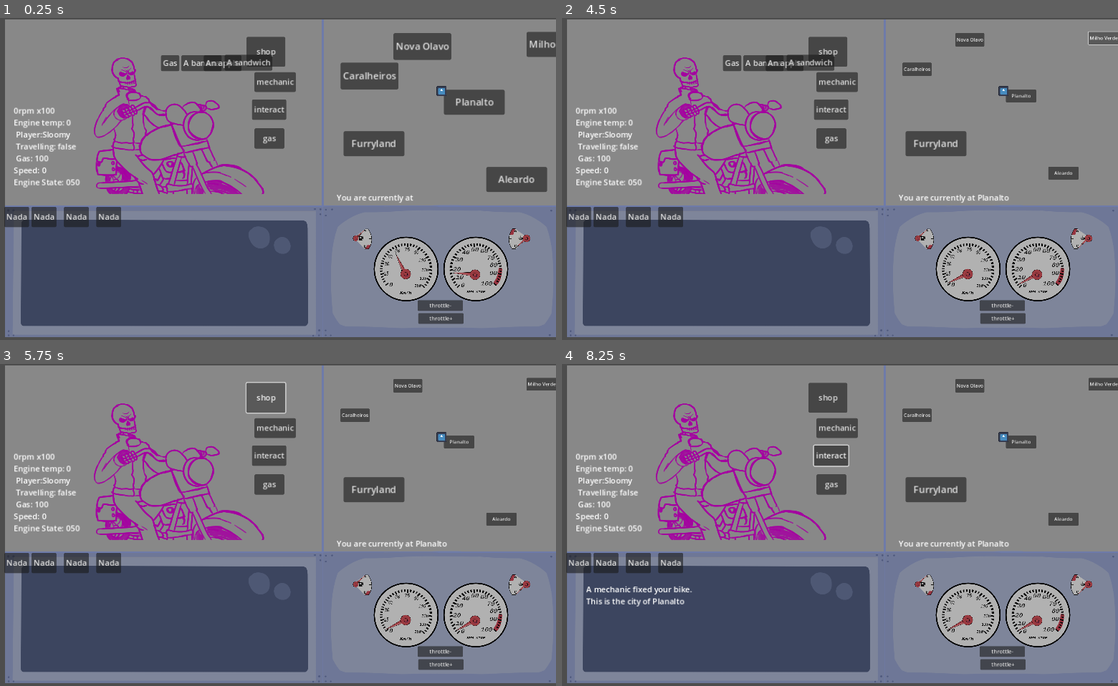
Above: before the commit, frames 1-4 (two rows, left to right).
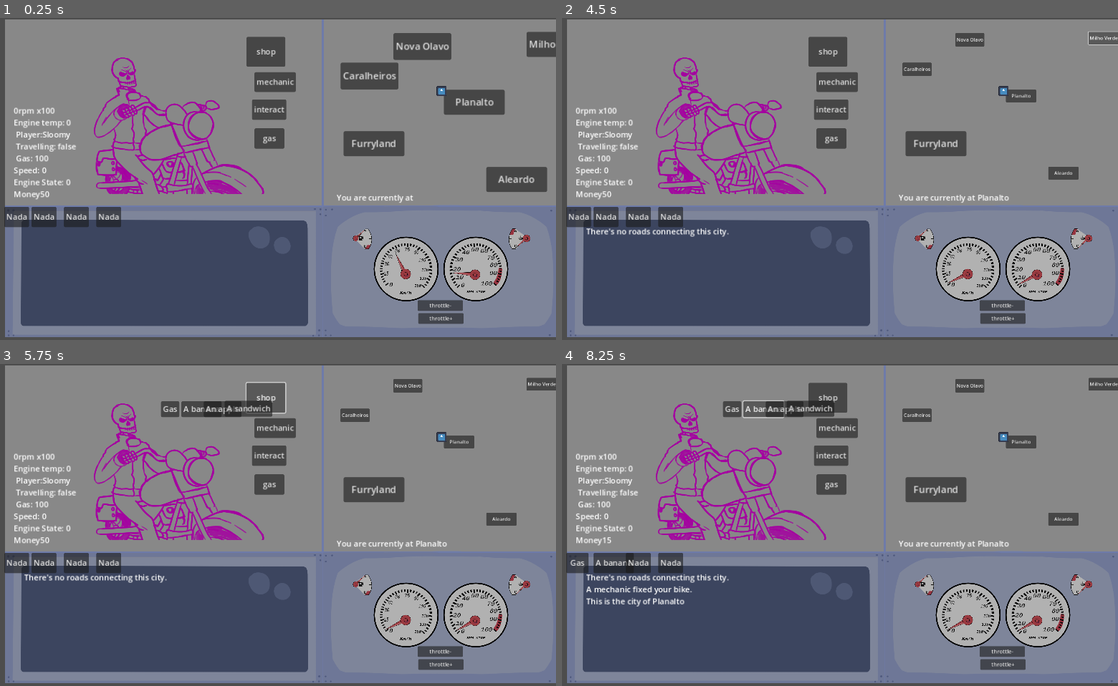
Above: after the commit, the same moments.

Repository: sloomy-chan/road-trip
Game: Godot game, scene res://Cenas/main.tscn
The game is run twice, just before and just after one commit, with the same random seed, the same clock (stepped at 60 frames per second) and the same inputs. The engine's default icon, where the game draws it, is replaced by a stand-in: a white triangle on a blue panel in a dark square.
Inputs (mouse positions are in pixels of both pictures, inside the frame that each line leads up to):
- Up to frame 1 (0.25 s): no input
- Up to frame 2 (4.5 s): click "Caralheiros" at 0.5 s; click "Nova Olavo" at 1.25 s; click "Aleardo" at 2 s; click "Furryland" at 2.75 s; click "Planalto" at 3.5 s; click "Milho Verde" at 4.25 s
- Up to frame 3 (5.75 s): click "shop" at 5 s
- Up to frame 4 (8.25 s): click "mechanic" at 5.75 s; click (734, 409) at 6.5 s, where only the run after the commit has a clickable "Gas"; click "interact" at 7.25 s; click (762, 409) at 8 s, where only the run after the commit has a clickable "A banana"

The runs differ from the first frame. In frame 1, 1.0% of the frame differs, in the area x 2-49%, y 11-57%; in frame 2, 1.3%; in frame 3, 1.3%; in frame 4, 1.6%, in the area x 1-52%, y 11-68%.

Commit message:
Algumas otimizações de código.

Diff:
--- a/Cenas/city.tscn
+++ b/Cenas/city.tscn
@@ -17,6 +17,7 @@
 buttonType = 1
 
 [node name="1" type="Button" parent="shop" groups=["shop_item"]]
+visible = false
 layout_mode = 0
 offset_left = -172.0
 offset_top = 37.0
@@ -27,6 +28,7 @@
 item_price = 25
 
 [node name="2" type="Button" parent="shop" groups=["shop_item"]]
+visible = false
 layout_mode = 0
 offset_left = -131.0
 offset_top = 37.0
@@ -37,6 +39,7 @@
 item_price = 10
 
 [node name="3" type="Button" parent="shop" groups=["shop_item"]]
+visible = false
 layout_mode = 0
 offset_left = -86.0
 offset_top = 37.0
@@ -47,6 +50,7 @@
 item_price = 15
 
 [node name="4" type="Button" parent="shop" groups=["shop_item"]]
+visible = false
 layout_mode = 0
 offset_left = -44.0
 offset_top = 36.0
--- a/Cenas/main.tscn
+++ b/Cenas/main.tscn
@@ -94,3 +94,4 @@
 texture = ExtResource("8_0fdb8")
 
 [node name="book" parent="." instance=ExtResource("10_41073")]
+position = Vector2(183, 71)
--- a/Scripts/Scripts do jogador/book.gd
+++ b/Scripts/Scripts do jogador/book.gd
@@ -1,6 +1,7 @@
 extends Node2D
 
 var postal_cards = []
+@onready var player = get_node("/root/main/PlayerManager")
 
 func _ready() -> void:
 	var map = get_node("/root/main/map").get_tree()
@@ -10,4 +11,11 @@
 	print(str(size))
 
 func _add_card():
-	pass
+	for cards in postal_cards:
+		if postal_cards.has(player.place.cityName):
+			return
+		else:
+			postal_cards.insert(0,str(player.place.cityName))
+			var card_node: Button
+			#add_child(card_node)
+			print(postal_cards)
--- a/Scripts/Scripts do jogador/player_manager.gd
+++ b/Scripts/Scripts do jogador/player_manager.gd
@@ -5,6 +5,7 @@
 @onready var mess = get_node("/root/main/Messages")
 @onready var ctyName = get_node("/root/main/CityName")
 @onready var city = get_node("/root/main/city")
+@onready var book = get_node("/root/main/book")
 
 var A1: float
 var B1: float
@@ -41,7 +42,7 @@
 		ctyName.set_text(str("\nYou are currently at ", city.currCity_name))
 	else:
 		ctyName.set_text(str("\nThe distance left to your destination is: ", A1 - B1))
-	stats.set_text(str(engRpm, "rpm x100", "\nEngine temp: ",snappedf(temp, 0.1), "\n Player:", playerName,"\n Travelling: ", isTravel, "\n Gas: ", snappedf(bikeGas, 0.1), "\nSpeed: ", snappedf(speed, 1), "\nEngine State: ", snappedf(eng_state, 1), money))
+	stats.set_text(str(engRpm, "rpm x100", "\nEngine temp: ",snappedf(temp, 0.1), "\n Player:", playerName,"\n Travelling: ", isTravel, "\n Gas: ", snappedf(bikeGas, 0.1), "\nSpeed: ", snappedf(speed, 1), "\nEngine State: ", snappedf(eng_state, 1), "\nMoney", money))
 	#Funções que rodam em todo frame
 	_eng_durability(delta)
 	_dist_change(delta)
@@ -73,7 +74,7 @@
 	#mentira, isso aqui pega as posições e muda a representaçãozinha do player
 	var t = 0
 	if self.global_position != nextPos && bikeGas > 0 && isTravel == true:
-		t = (speed * 0.3) * delta
+		t = (speed * 0.03) * delta
 		self.global_position += t * (nextPos - self.global_position).normalized()
 
 	#variáveis que pegam a distância e transformam num número
@@ -92,9 +93,8 @@
 	B1 = snappedf(B, 1)
 	if A1 == B1:
 		isTravel = false
+		book._add_card()
 		place._get_places()
-
-
 
 
 func _gas(delta):
@@ -117,7 +117,7 @@
 		speed -= (3 + (engRpm *.03)) * delta
 
 func _eng_temp(delta):
-		if engRpm > 0 && temp < 15 && temp > -0.01:
+		if engRpm > 0 && temp != 15:
 			temp += (0.87 * (engRpm * 0.013) - speed * 0.007) * delta
 		if engRpm == 0 && temp > 0:
 			temp -= 0.1 * delta
--- a/Scripts/Scripts do mapa/city_interact.gd
+++ b/Scripts/Scripts do mapa/city_interact.gd
@@ -21,10 +21,12 @@
 			man.player.mess.add_text(str("\nThis is the city of ", man.currCity_name))
 			print("city")
 		3:
-			man.player.mess.add_text(str("\nA mechanic fixed your bike."))
-			man.player.eng_state = 0
-			man.player.temp = 0
-			print("rest")
+			if man.player.money > 40:
+				man.player.mess.add_text(str("\nA mechanic fixed your bike."))
+				man.player.eng_state = 0
+				man.player.temp = 0
+			else:
+				man.player.mess.add_text("\nYou don't have enough money.")
 		4:
 			man.player.mess.add_text(str("\nYou refueled your bike."))
 			print("gas")
--- a/Scripts/Scripts do mapa/map_item.gd
+++ b/Scripts/Scripts do mapa/map_item.gd
@@ -3,7 +3,7 @@
 @export var places_connected: Array
 @export var cityName: String
 
-@onready var map_list = [get_node("/root/main/map/1"),get_node("/root/main/map/2"), get_node("/root/main/map/3"),get_node("/root/main/map/4"),get_node("/root/main/map/5"),get_node("/root/main/map/6")]
+@onready var map_list = []
 @onready var player = get_node("/root/main/PlayerManager")
 
 var mapButton = self
@@ -12,6 +12,8 @@
 
 
 func _ready() -> void:
+	var parent = self.get_parent()
+	map_list = parent.get_children()
 	mapButton.pressed.connect(self._map_selected)
 	cityName = self.text
 	isConnected = true
@@ -30,7 +32,7 @@
 		player.city.nextCity_name = cityName
 		player.place = self
 	else:
-		print("YOU FUCKING IDIOT THERE'S NO ROADS!!!!!!!!!!!!!!!")
+		player.mess.add_text("There's no roads connecting this city.")
 
 func _get_places():
 	for items in places_connected:
@@ -40,3 +42,9 @@
 				map.isConnected = true
 			else:
 				map.isConnected = false
+
+func _draw() -> void:
+	if isConnected == true:
+		for i in places_connected:
+			var mapNode = get_node(i)
+			draw_line(self.global_position, mapNode.global_position, Color.BLACK, 3)
--- a/Scripts/Scripts do mapa/shop_item.gd
+++ b/Scripts/Scripts do mapa/shop_item.gd
@@ -1,4 +1,5 @@
 extends Button
+
 
 @export var item_type: int
 @export var item_price: int
@@ -15,7 +16,7 @@
 		inv.itemNmbr = item_type
 		inv._add_item()
 	else:
-		print("Broke ass idiot")
+		player.mess.add_text("\nYou don't have enough money.")
 
 func _add_name():
 	match item_type:
